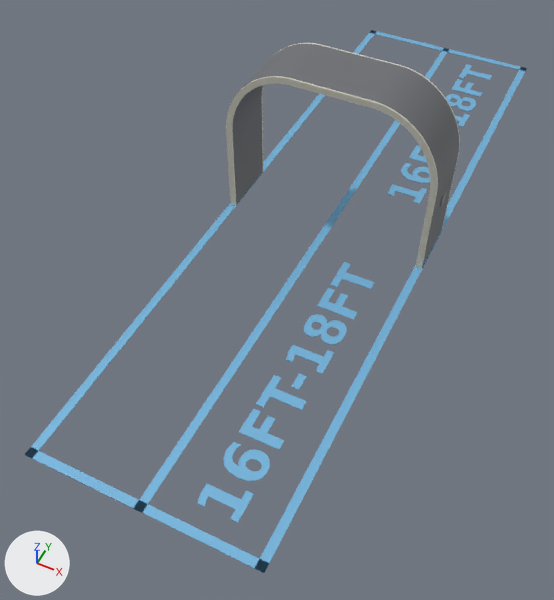
The glTF model public/colibri.glb as it was, and as the next commit left it.
One viewpoint serves both versions: a 50 mm lens placed at (3.29, -2.97, 8.28), pointed at (-0.09, 3.79, -0.17). The axes (+X, +Y, +Z) are drawn at lower left. The lights are the same throughout. The older version comes first.

In view in the first picture: 'arch_shell', 'arch_trim_front', 'label_far_end', 'label_near_end', 'lane_centre', 'lane_left', 'lane_near_end', 'lane_right' and 3 more.
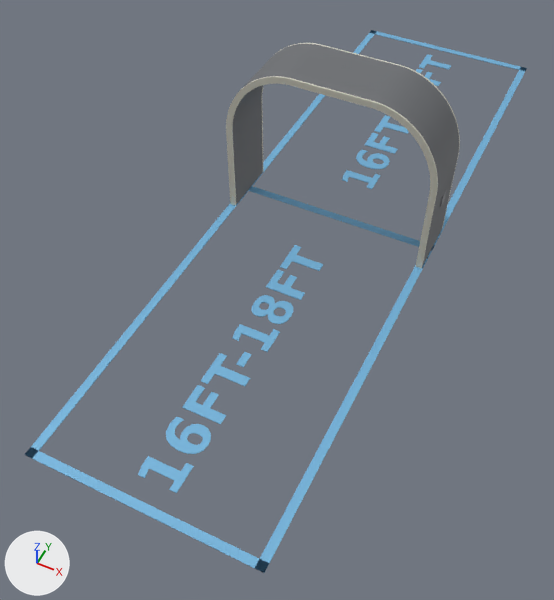
Commit message: Shop preview: marker line across the lane at its midpoint
Replaces the lengthwise centre line; the 16FT-18FT labels go back to
the middle of each end zone.

What changed in the scene script:
```text
Change me_label_near_end:
    used by ob_label_near_end; location = (0.0, 0.0, 0.0)
    remove me_label_near_end.from_pydata(...)  # 350 vertices, 676 faces; spans x 0.53..1.12, y 0.39..4.79, z 0.0..0.01
    add me_label_near_end.from_pydata(...)  # 350 vertices, 676 faces; spans x -0.29..0.29, y 0.39..4.79, z 0.0..0.01
    me_label_near_end part 1: the whole mesh is moved by (-0.82, 0.0, 0.0)
Change me_label_far_end:
    used by ob_label_far_end; location = (0.0, 0.0, 0.0)
    remove me_label_far_end.from_pydata(...)  # 350 vertices, 676 faces; spans x 0.53..1.12, y 6.56..10.96, z 0.0..0.01
    add me_label_far_end.from_pydata(...)  # 350 vertices, 676 faces; spans x -0.29..0.29, y 6.56..10.96, z 0.0..0.01
    me_label_far_end part 2: the whole mesh is moved by (-0.82, 0.0, 0.0)
Add me_lane_mid:
    me_lane_mid.from_pydata([(-1.65, 5.73, 0.0), (-1.65, 5.61, 0.0), (-1.65, 5.73, 0.01), (-1.65, 5.61, 0.01), (1.65, 5.73, 0.0), (1.65, 5.61, 0.0), (1.65, 5.73, 0.01), (1.65, 5.61, 0.01)], [], [(1, 3, 0), (4, 1, 0), (0, 3, 2), (2, 4, 0), (1, 7, 3), (5, 1, 4), (5, 7, 1), (3, 7, 2), (6, 4, 2), (2, 7, 6), (6, 5, 4), (7, 5, 6)])
    me_lane_mid.materials.append(mat_material_3)  # blue #76b4db
Remove ob_lane_centre:
    ob_lane_centre = bpy.data.objects.new('lane_centre', me_lane_centre)
    ob_lane_centre.location = (0.0, 0.0, 0.0)
Add ob_lane_mid:
    ob_lane_mid = bpy.data.objects.new('lane_mid', me_lane_mid)
    ob_lane_mid.location = (0.0, 0.0, 0.0)
```

Changed parts and their boxes (x1, y1, x2, y2) in the pictures (554 x 600 px):
'label_near_end', moved: before (197, 262, 374, 522); after (138, 245, 323, 493)
'lane_centre', deleted: before (133, 48, 449, 513)
'label_far_end', moved: before (388, 64, 492, 204); after (342, 54, 451, 189)
'lane_mid', added: after (249, 186, 434, 248)
